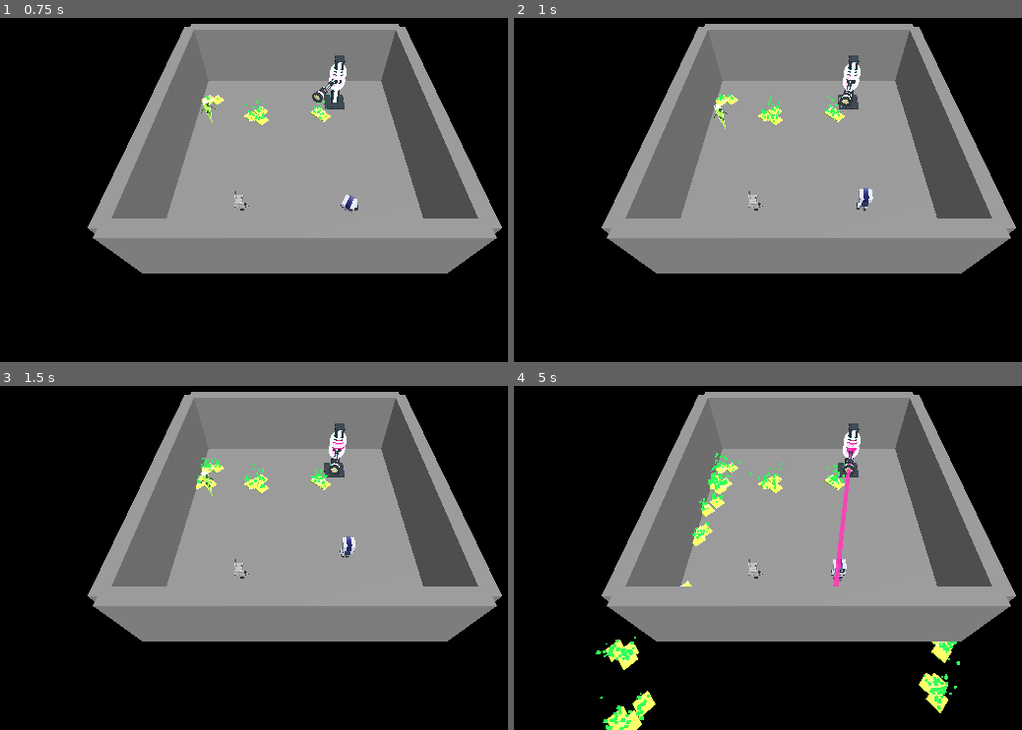
Above: before the commit, frames 1-4 (two rows, left to right).
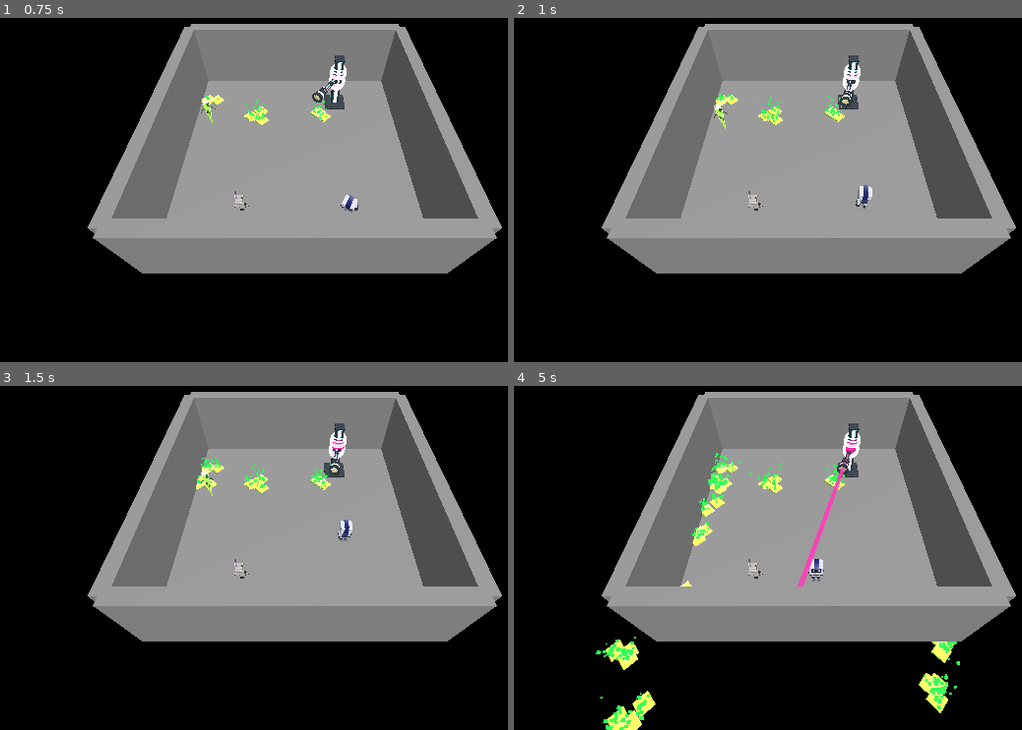
Above: after the commit, the same moments.

Repository: krl0sconk/Overcharge
Game: Godot game, scene res://scenes/maps/rooms/test_room.tscn
The game is run twice, just before and just after one commit, with the same random seed, the same clock (stepped at 60 frames per second) and the same inputs. This scene is started directly instead of the project's main scene.
Inputs (mouse positions are in pixels of both pictures, inside the frame that each line leads up to):
- Up to frame 1 (0.75 s): tap Enter at 0.5 s; move the mouse to (254, 231) at 0.52 s; hold W (move_up) from 0.53 s (still down); hold Space (attack) from 0.53 s (still down); click (254, 231) at 0.67 s
- Up to frame 2 (1 s): keep holding W (move_up); keep holding Space (attack)
- Up to frame 3 (1.5 s): release W (move_up) at 1.25 s; release Space (attack) at 1.25 s; drag from (outside the picture) to (254, 599) at 1.27 s
- Up to frame 4 (5 s): move the mouse to (574, 444) at 2.02 s; hold A (move_left) 2.03-2.75 s; hold Space (attack) 2.03-2.75 s; drag from (849, 509) to (574, 444) at 2.77 s; move the mouse to (691, 399) at 3.52 s; hold S (move_down) 3.53-4.25 s; hold Space (attack) 3.53-4.25 s; drag from (981, 485) to (691, 399) at 4.27 s

Frame 1 is identical in both runs. In frame 2, 0.1% of the frame differs, in the area x 67-71%, y 48-57%; in frame 3, 0.3%; in frame 4, 1.0%, in the area x 55-68%, y 17-59%.

Commit message:
sube la aceleracion de Ni-TZSch para que no resbale al cambiar de direccion

Diff:
--- a/resources/stats/player1_stats.tres
+++ b/resources/stats/player1_stats.tres
@@ -5,6 +5,7 @@
 [resource]
 resource_local_to_scene = true
 script = ExtResource("1_jv7sj")
+acceleration = 25.0
 damage = 10
 attack_cooldown = 0.8
 ability_cooldown = 2.0
